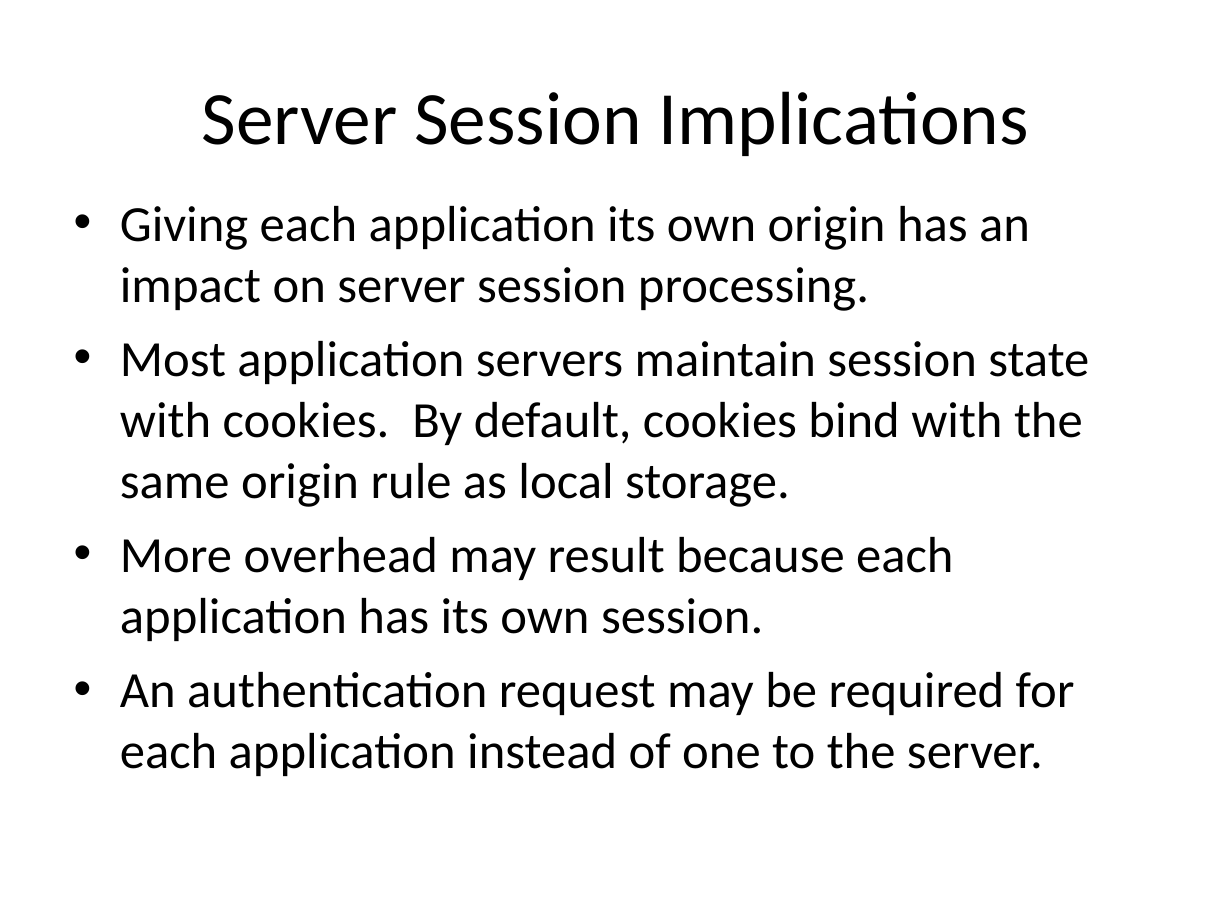
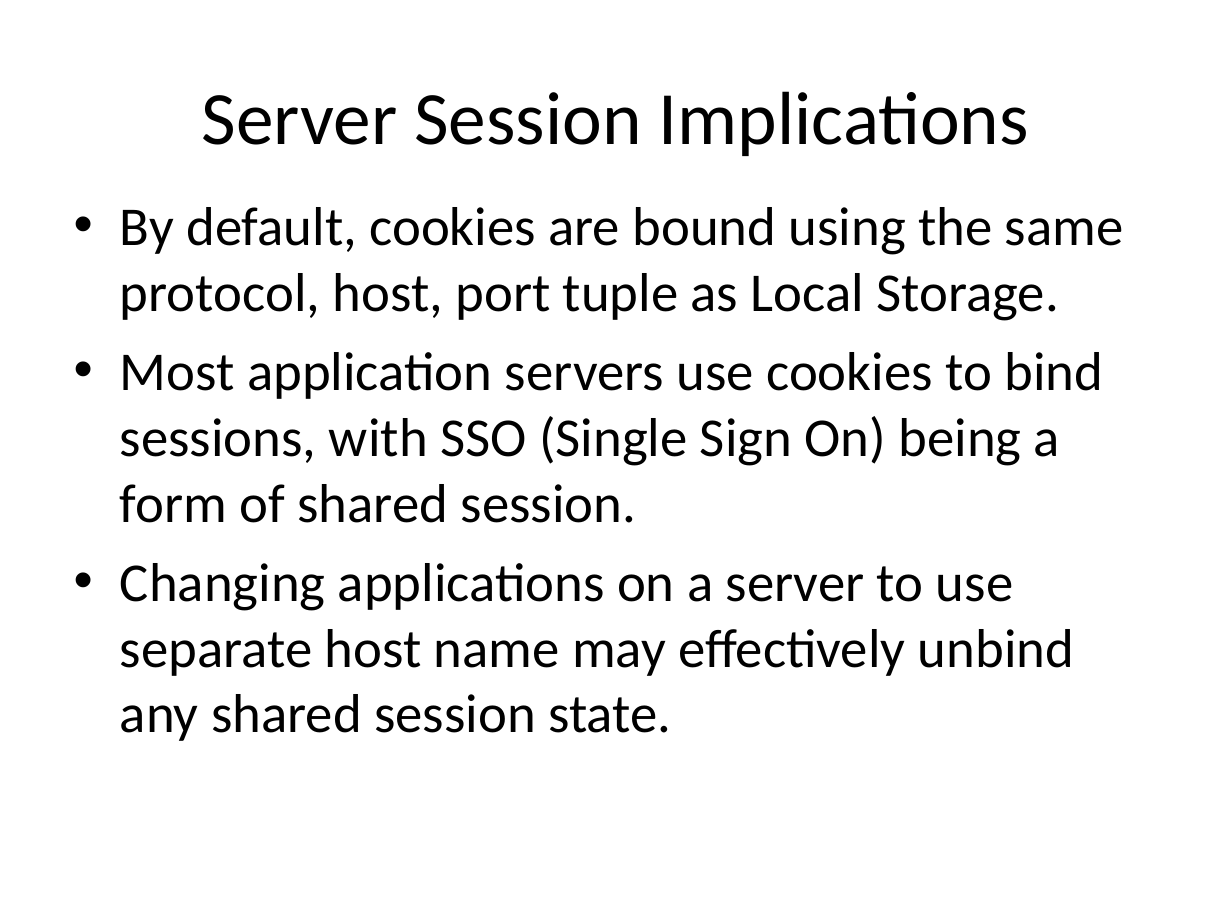
Before and after one commit to EdCharbeneau/CodePaLOUsa, a slide deck: slide 13 of 2013/LocalStorageSecurity/LocalStoragePresentation.ppt (slide 10 before the commit). Drawn at 1232x924 pixels with LibreOffice and Linux fonts; fonts in the diff are those of the drawing. Boxes give left, top, right and bottom in pixels: in the first picture for what was removed or moved away, otherwise in the second. Text is boxed around its words. In the diff, an @@ line names an element or a change of style, - is before the commit and + after.

Commit message:
Add slides with typical LocalStorage uses. Add slide to mention Evercookie.

```diff
--- a/2013/LocalStorageSecurity/LocalStoragePresentation.ppt
+++ b/2013/LocalStorageSecurity/LocalStoragePresentation.ppt
@@ text at box(120, 207, 1124, 741): text changed; size 29.6 to 32 pt @@
-• Giving each application its own origin has an impact on server session processing.
-• Most application servers maintain session state with cookies. By default, cookies bind with the same origin rule as local storage.
-• More overhead may result because each application has its own session.
-• An authentication request may be required for each application instead of one to the server.
+• By default, cookies are bound using the same protocol, host, port tuple as Local Storage.
+• Most application servers use cookies to bind sessions, with SSO (Single Sign On) being a form of shared session.
+• Changing applications on a server to use separate host name may effectively unbind any shared session state.
```
Also in this commit, not shown: 9 other slides changed, 2 slides added.
